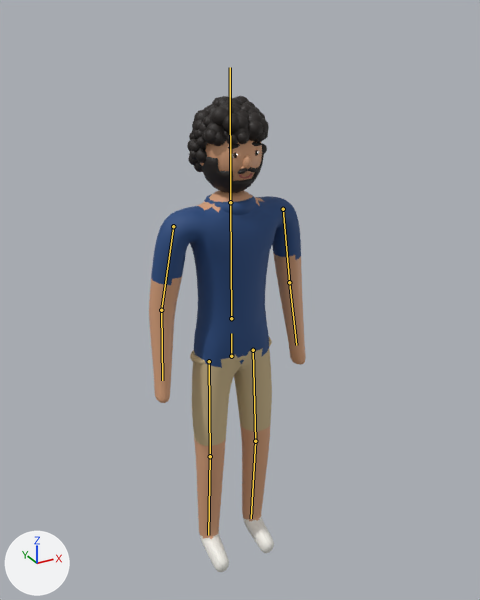
Two versions of the glTF model web/papa_verano.glb, one commit apart.
Rendered twice from a 50 mm camera at (-1.001, -1.882, 2.056) aimed at (-0.013, -0.086, 1.158). The axes (+X, +Y, +Z) are drawn at lower left. The lights are the same throughout. The picture after the commit comes second. The bones that change, and the others that lie on the model, are drawn over the model as lines.

The first picture shows 'PapaVeranoMalla'.
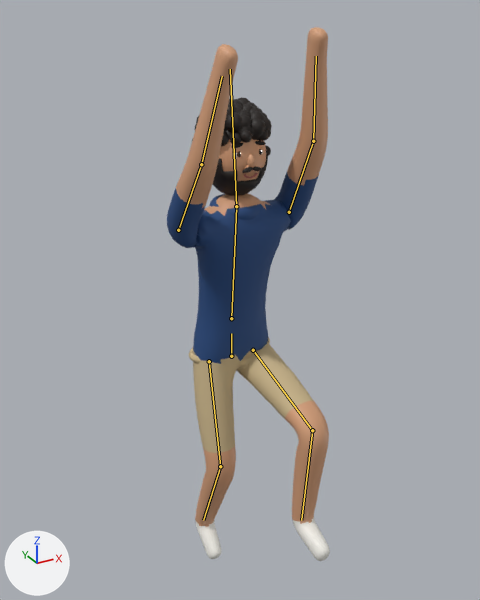
The newer file adds an action. The first version stands in its rest pose; the second is drawn at frame 10 of the action 'saltar'.

What differs and where, as boxes (x1, y1, x2, y2) in the pictures (480 x 600 px):
'PapaVeranoMalla', posed (12% taller): before (149, 96, 306, 572); after (167, 27, 330, 561)
bone 'columna', root to tip: before (231, 318) to (230, 202); after (231, 318) to (236, 206)
bone 'cabeza', root to tip: before (230, 202) to (230, 67); after (236, 206) to (230, 69)
bone 'brazo_L', root to tip: before (283, 209) to (289, 282); after (289, 212) to (313, 141)
bone 'antebrazo_L', root to tip: before (289, 282) to (296, 345); after (313, 141) to (316, 56)
bone 'brazo_R', root to tip: before (173, 226) to (161, 310); after (178, 230) to (201, 164)
bone 'antebrazo_R', root to tip: before (161, 310) to (162, 380); after (201, 164) to (222, 76)
bone 'pierna_L', root to tip: before (253, 350) to (255, 441); after (253, 350) to (312, 430)
bone 'espinilla_L', root to tip: before (255, 441) to (251, 518); after (312, 430) to (301, 520)
bone 'pierna_R', root to tip: before (209, 361) to (210, 456); after (209, 361) to (220, 466)
bone 'espinilla_R', root to tip: before (210, 456) to (208, 535); after (220, 466) to (203, 520)

What the commit changed:
Bone 'columna' (bone_columna) turns from (0, 0, 0) to (6, 0, 0) degrees about its own x, y and z.
Bone 'cabeza' (bone_cabeza) turns from (0, 0, 0) to (-11, 0, 0) degrees about its own x, y and z.
Bone 'brazo_L' (bone_brazo_l) turns from (0, 0, 0) to (-163, -21, 5) degrees about its own x, y and z.
Bone 'antebrazo_L' (bone_antebrazo_l) turns from (0, 0, 0) to (-9, -1, -1) degrees about its own x, y and z.
Bone 'brazo_R' (bone_brazo_r) turns from (0, 0, 0) to (-153, 22, -3) degrees about its own x, y and z.
Bone 'antebrazo_R' (bone_antebrazo_r) turns from (0, 0, 0) to (-9, 1, 1) degrees about its own x, y and z.
Bone 'pierna_L' (bone_pierna_l) turns from (0, 0, 0) to (-70, -2, 0) degrees about its own x, y and z.
Bone 'espinilla_L' (bone_espinilla_l) turns from (0, 0, 0) to (72, 0, 0) degrees about its own x, y and z.
Bone 'pierna_R' (bone_pierna_r) turns from (0, 0, 0) to (-13, 0, 0) degrees about its own x, y and z.
Bone 'espinilla_R' (bone_espinilla_r) turns from (0, 0, 0) to (32, 0, 0) degrees about its own x, y and z.
